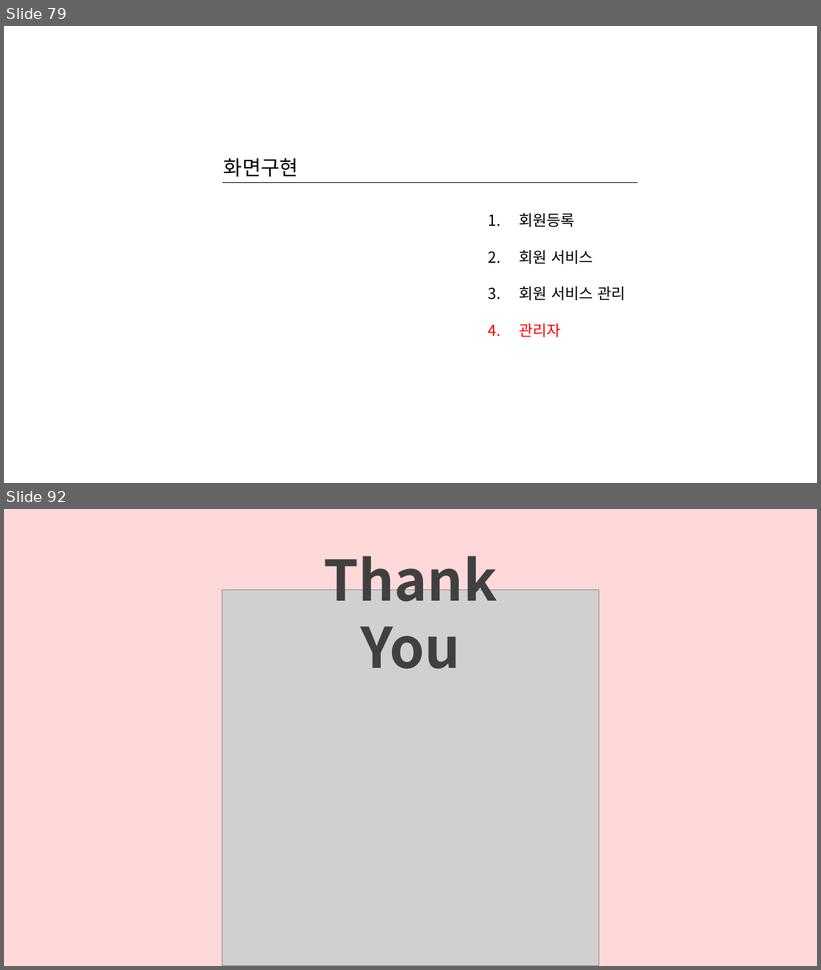
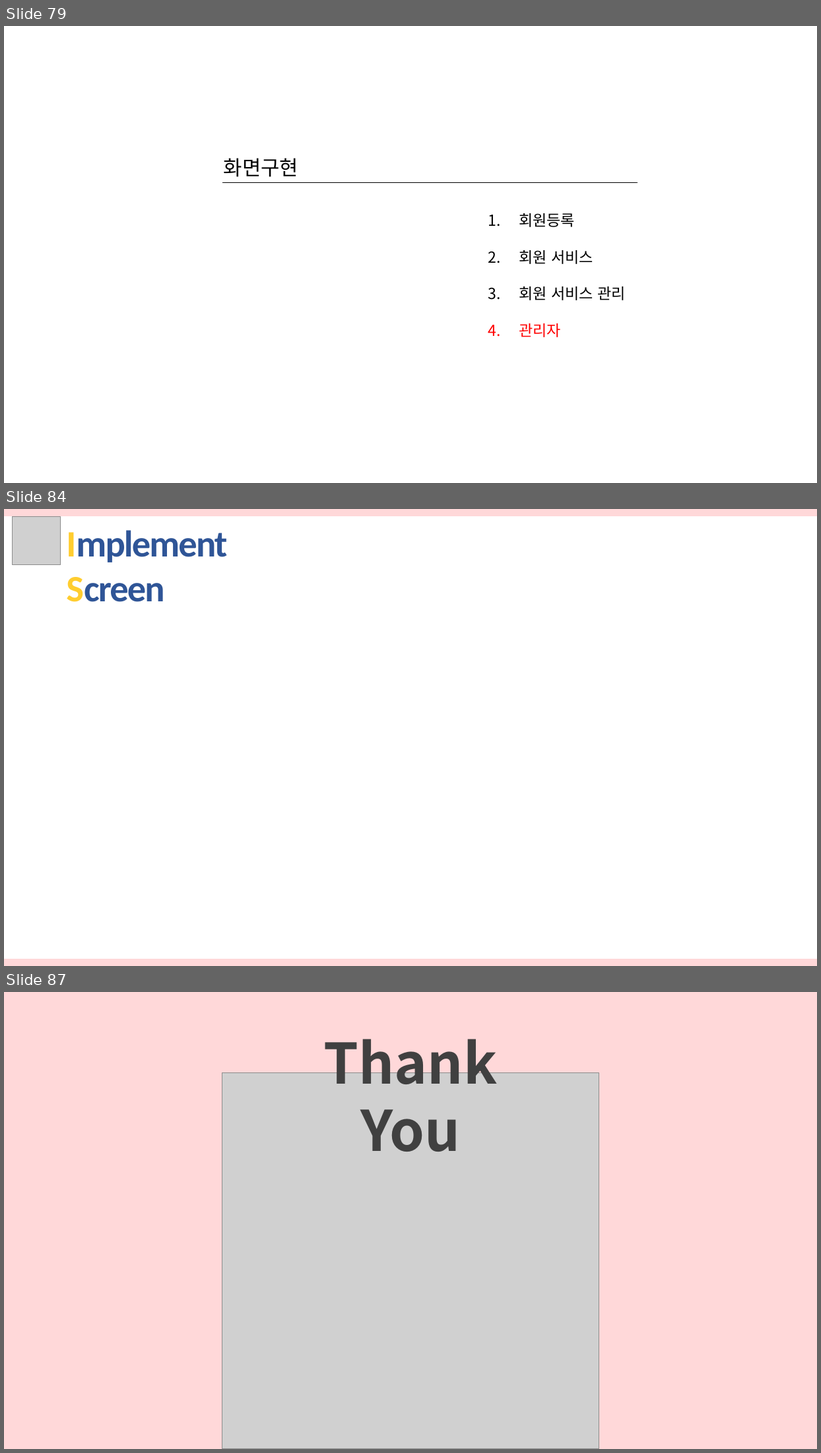
Before and after one commit to hhsw07/ezen-academy-projects, a slide deck: 발표자료/3차/반려동물관리서비스.pptx. Shown one above the other, each under a label of ours: slides 79 and 92 before the commit, slides 79, 84 and 87 after it; the slides between them are not shown. The pictures are 821x970 and 821x1453 pixels, drawn with LibreOffice and Linux fonts; fonts in the diff are those of the drawing; grey boxes stand for pictures. Boxes give left, top, right and bottom in pixels: in the first picture for what was removed or moved away, otherwise in the second. Text is boxed around its words. In the diff, an @@ line names an element or a change of style, - is before the commit and + after.

```diff
--- a/발표자료/3차/반려동물관리서비스.pptx
+++ b/발표자료/3차/반려동물관리서비스.pptx
@@ slide 84 added at (4,509,817,966), background #FFFFFF @@
@@ rectangle added at (4,509,817,516), fill #FFD8D9 @@
@@ picture added at (13,517,61,565) @@
@@ text added at (66,530,227,602), 44 pt, text #2F5597, bold @@
+Implement Screen
@@ rectangle added at (4,959,817,966), fill #FFD8D9 @@
@@ what was slide 92 is now slide 87 @@
```
Also in this commit, not shown: 2 slides changed, 1 other slide added, 7 slides removed.
